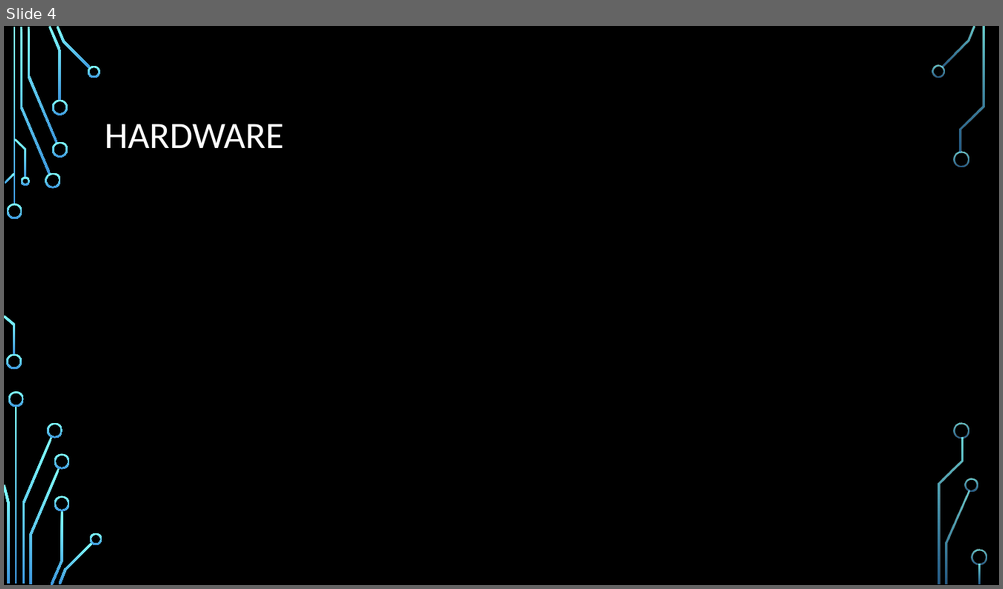
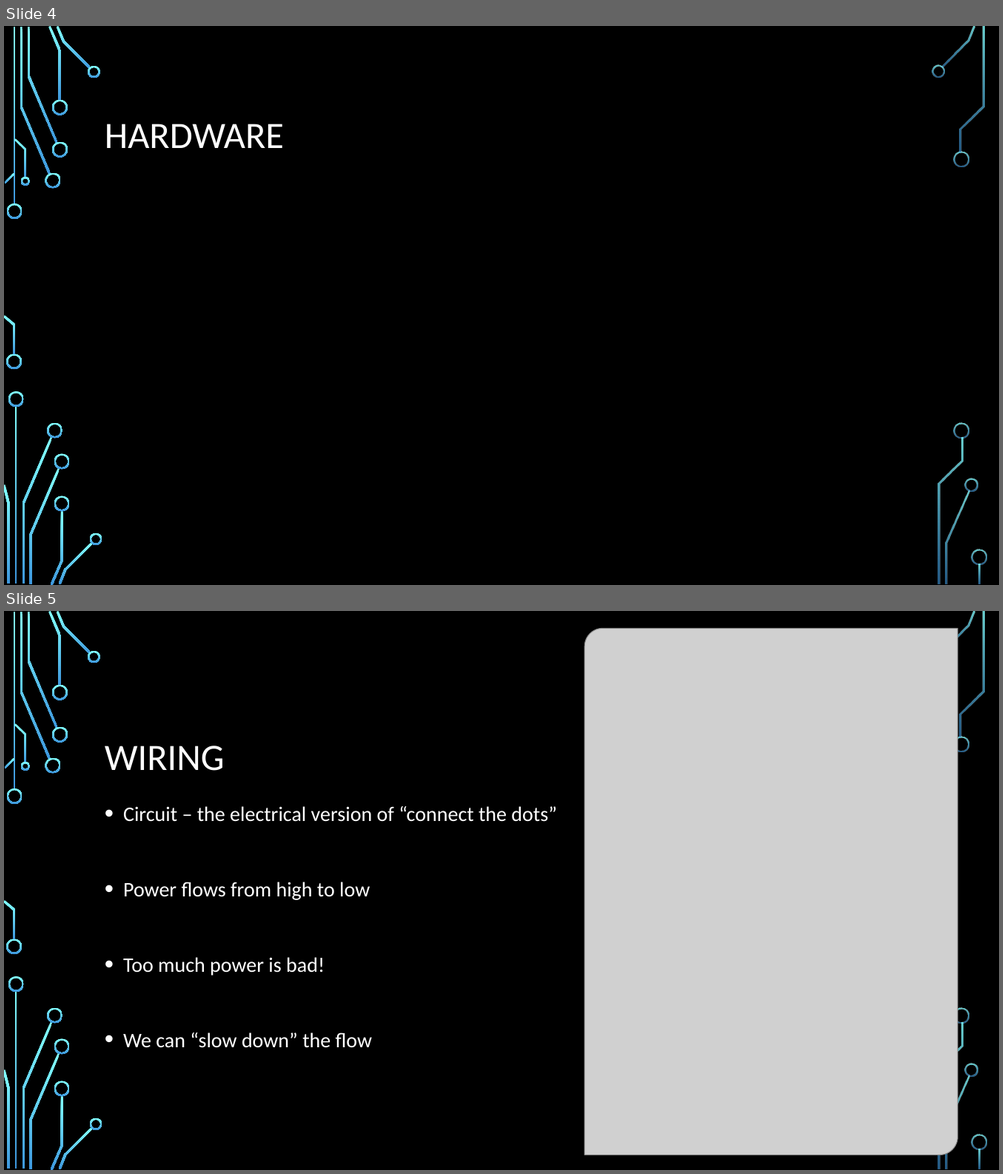
Before and after one commit to ChrisHarrold/PiWorkshop, a slide deck: Sounds/intro to building with raspberry pi.pptx. Shown one above the other, each under a label of ours: slide 4 before the commit, slides 4 and 5 after it. The pictures are 1003x589 and 1003x1174 pixels, drawn with LibreOffice and Linux fonts; fonts in the diff are those of the drawing; grey boxes stand for pictures; background and template pictures are left out. Boxes give left, top, right and bottom in pixels: in the first picture for what was removed or moved away, otherwise in the second. Text is boxed around its words. In the diff, an @@ line names an element or a change of style, - is before the commit and + after.

```diff
--- a/Sounds/intro to building with raspberry pi.pptx
+++ b/Sounds/intro to building with raspberry pi.pptx
@@ slide 5 added at (x1=4, y1=611, x2=999, y2=1170), background picture (left out); not listed: 36 template elements that a slide beside it also shows @@
@@ picture added at (x1=584, y1=628, x2=958, y2=1156) @@
@@ title added at (x1=105, y1=746, x2=225, y2=771), 36 pt, text #FFFFFF @@
+WIRING
@@ text added at (x1=123, y1=806, x2=557, y2=1048), 20 pt, text #FFFFFF @@
+• Circuit – the electrical version of “connect the dots”
+• Power flows from high to low
+• Too much power is bad!
+• We can “slow down” the flow
```
Also in this commit, not shown: 1 slide changed, 2 other slides added, 2 slides removed, 1 other file.
